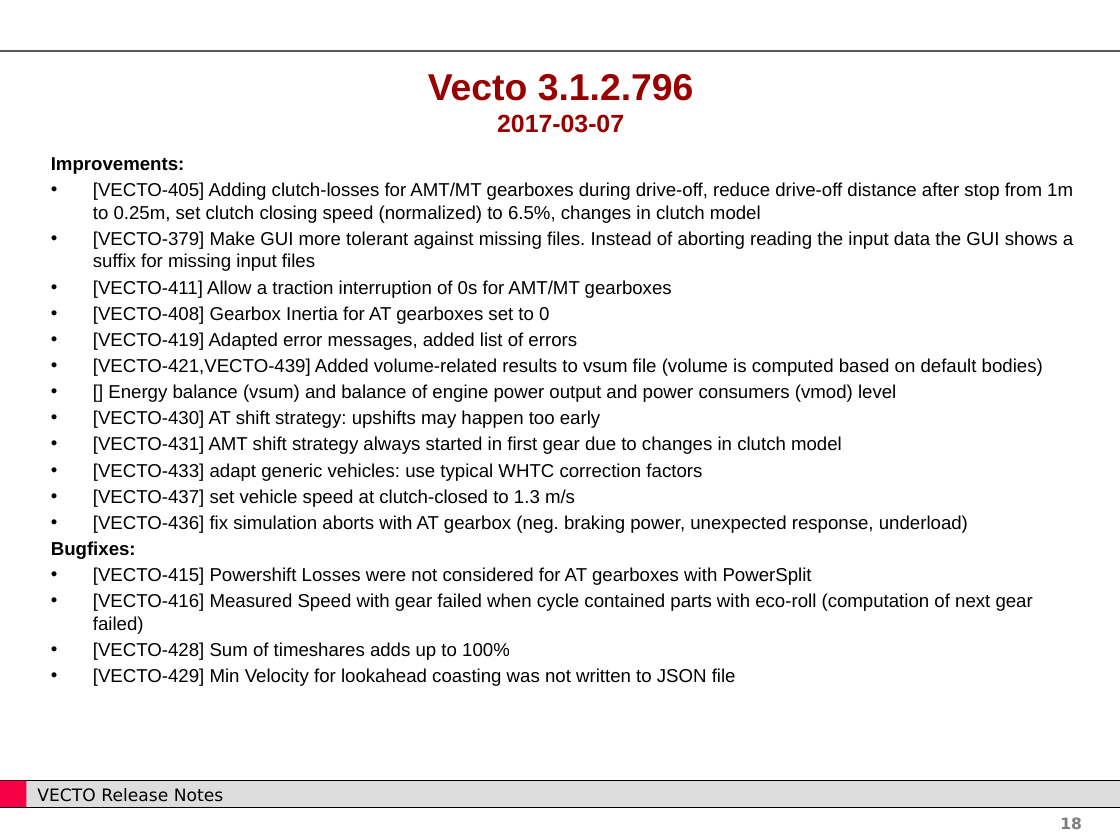
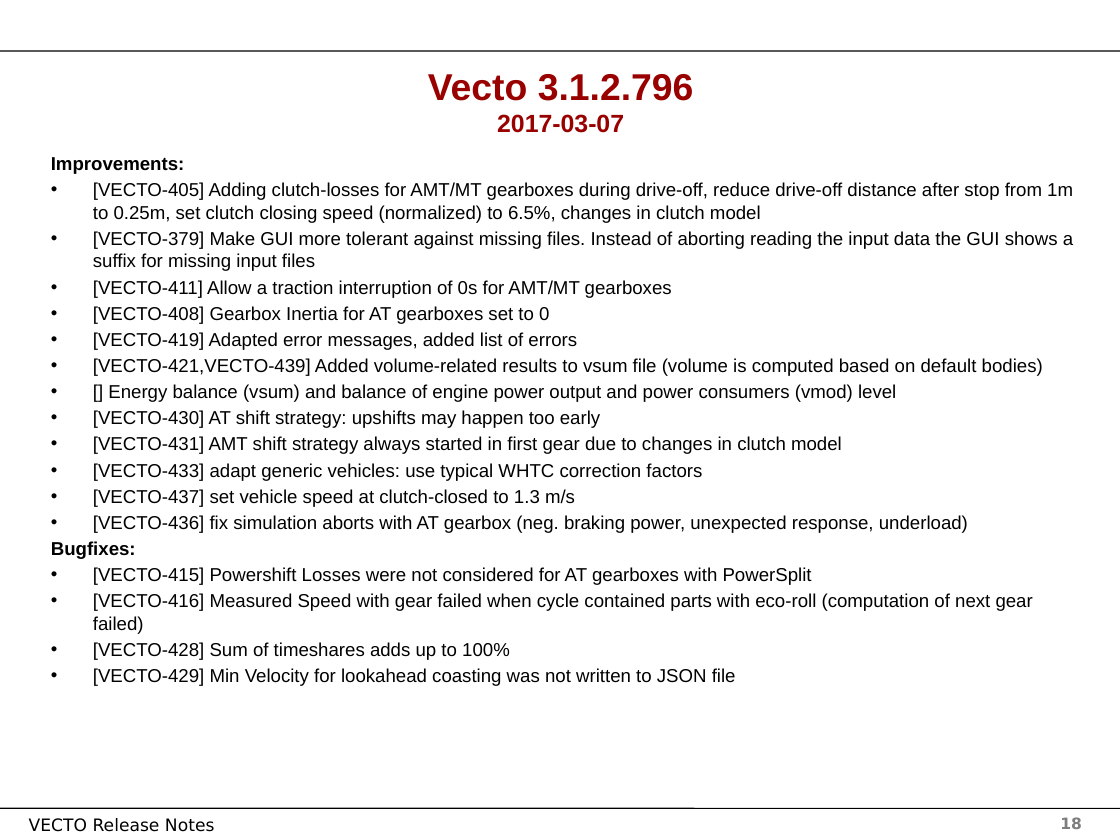
Before and after one commit to tanawadeatharva/BharatVECTO, a slide deck: slide 18 of Documentation/User Manual Source/Release Notes Vecto3.x.pptx. Drawn at 1120x840 pixels with LibreOffice and Linux fonts; fonts in the diff are those of the drawing; background and template pictures are left out. Boxes give left, top, right and bottom in pixels: in the first picture for what was removed or moved away, otherwise in the second. Text is boxed around its words. In the diff, an @@ line names an element or a change of style, - is before the commit and + after.

```diff
--- a/Documentation/User Manual Source/Release Notes Vecto3.x.pptx
+++ b/Documentation/User Manual Source/Release Notes Vecto3.x.pptx
@@ rectangle removed at [0, 781, 1120, 808] @@
@@ rectangle removed at [0, 781, 27, 806] @@
@@ line added from (0, 809) to (1120, 809), #000000 0.75 pt @@
@@ text "VECTO Release Notes": place and size @@
-text "VECTO Release Notes" at [37, 788, 223, 802]
+text "VECTO Release Notes" at [29, 818, 214, 832]
```
Also in this commit, not shown: 38 other slides changed.
